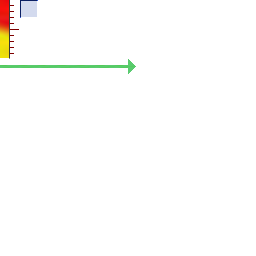
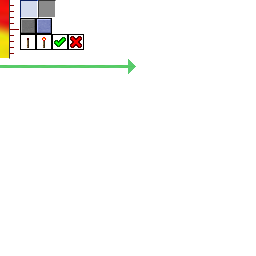
Before/after of a 256×256 layered artwork. What changed in the layer stack:
added layer "frames guide" above "v" over [20, 34, 84, 50]
added layer "v" above "x" over [54, 37, 66, 47]
added layer "x" above "RS ON" over [70, 36, 82, 48]
added layer "RS ON" above "rs off" over [42, 37, 46, 48]
added layer "rs off" above "buttonHover" over [27, 38, 29, 48]
added layer "buttonHover" above "button" over [36, 18, 52, 34]
added layer "button" above "gauge bg" over [20, 18, 36, 34]
added layer "normal slot" above "select slot" over [38, 0, 56, 18]
